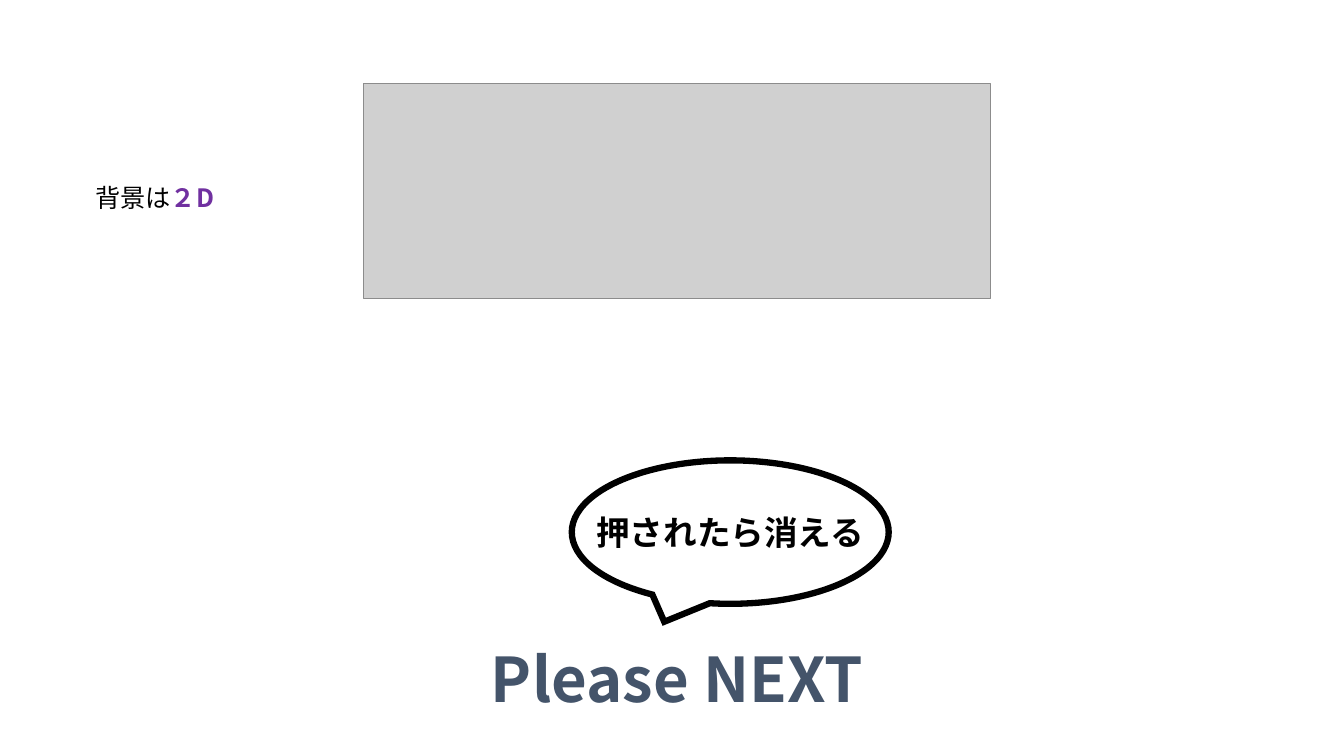
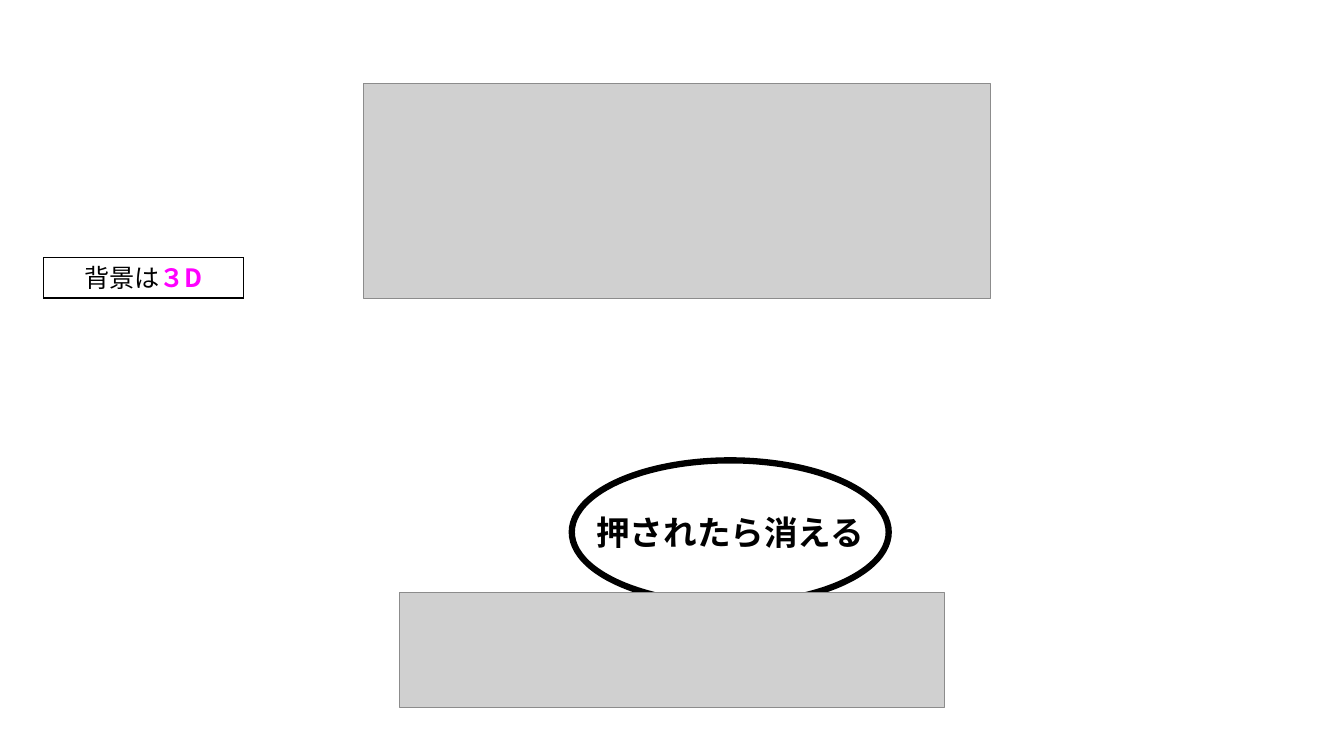
Before and after one commit to MizukiKato0416/sotsugyou_time_kato, a slide deck: slide 33 of 卒業制作_大元タイトル構成.pptx. Drawn at 1344x756 pixels with LibreOffice and Linux fonts; fonts in the diff are those of the drawing; grey boxes stand for pictures; background and template pictures are left out. Boxes give left, top, right and bottom in pixels: in the first picture for what was removed or moved away, otherwise in the second. Text is boxed around its words. In the diff, an @@ line names an element or a change of style, - is before the commit and + after.

```diff
--- a/卒業制作_大元タイトル構成.pptx
+++ b/卒業制作_大元タイトル構成.pptx
@@ rectangle "背景は３D": place and size @@
-rectangle "背景は３D" at [95, 185, 214, 209]
+rectangle "背景は３D" at [43, 257, 243, 297]
@@ rectangle "背景は３D" at [43, 257, 243, 297]: fill none to #FFFFFF; outline none to #000000 1 pt @@
@@ text in rectangle at [84, 265, 203, 289]: text changed @@
-背景は２D
+背景は３D
@@ picture added at [400, 593, 945, 708] @@
@@ text removed at [491, 653, 863, 703] @@
-Please NEXT
```
Also in this commit, not shown: 3 other slides changed, 7 slides added, 1 other file.
